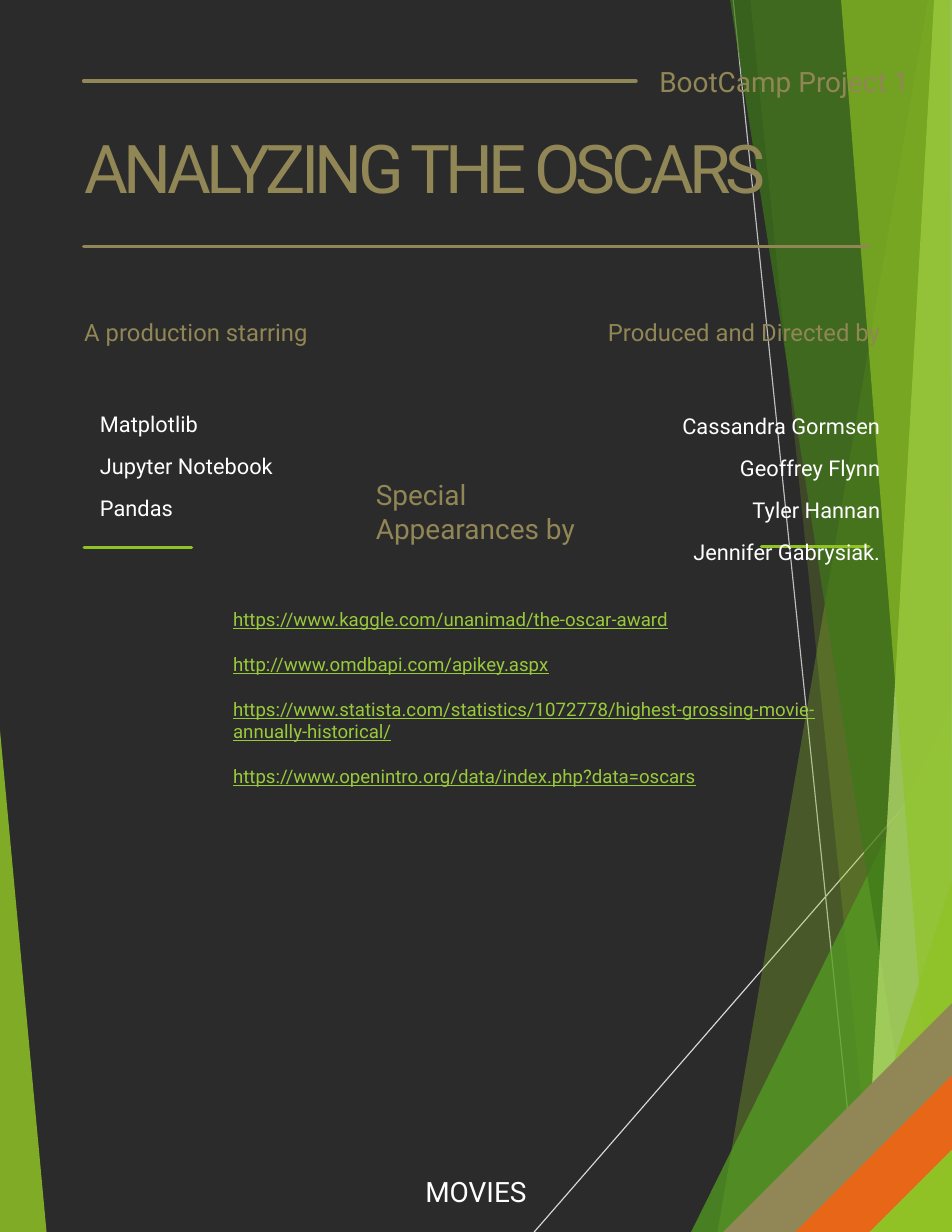
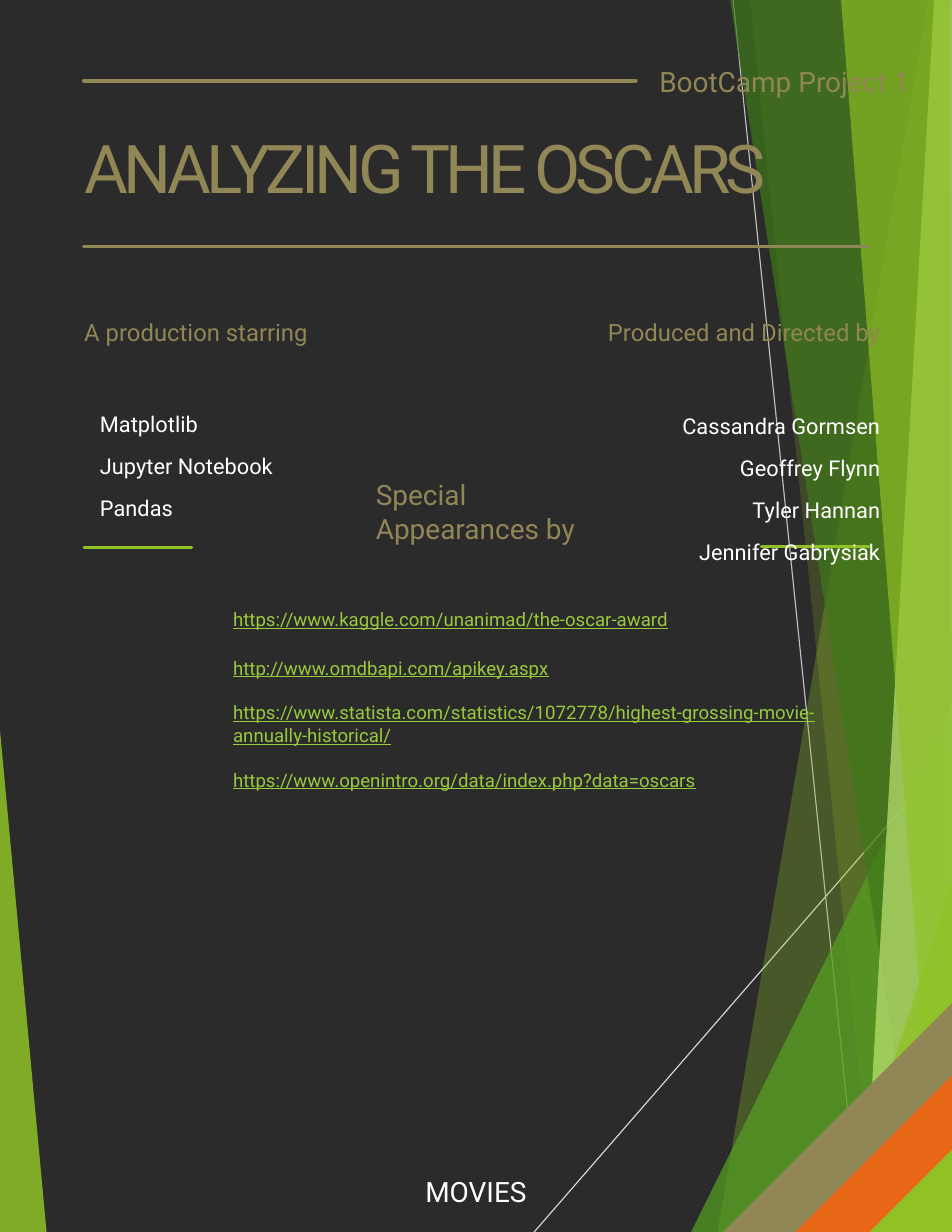
Before and after one commit to newton1021/project1, a slide deck: slide 1 of ANALYZING THE OSCARS.pptx. Drawn at 952x1232 pixels with LibreOffice and Linux fonts; fonts in the diff are those of the drawing; background and template pictures are left out; a plain dark background stands for a picture behind light text. Boxes give left, top, right and bottom in pixels: in the first picture for what was removed or moved away, otherwise in the second. Text is boxed around its words. In the diff, an @@ line names an element or a change of style, - is before the commit and + after.

```diff
--- a/ANALYZING THE OSCARS.pptx
+++ b/ANALYZING THE OSCARS.pptx
@@ text at <box>699,540,880,567</box>: text changed @@
-Jennifer Gabrysiak.
+Jennifer Gabrysiak
@@ text "https://www.kaggle.com/unanimad/the-oscar-award" rewrapped from <box>233,612,814,787</box> to <box>233,612,814,791</box> @@
```
Also in this commit, not shown: 1 other slide changed, 2 slides added, 1 other file.
